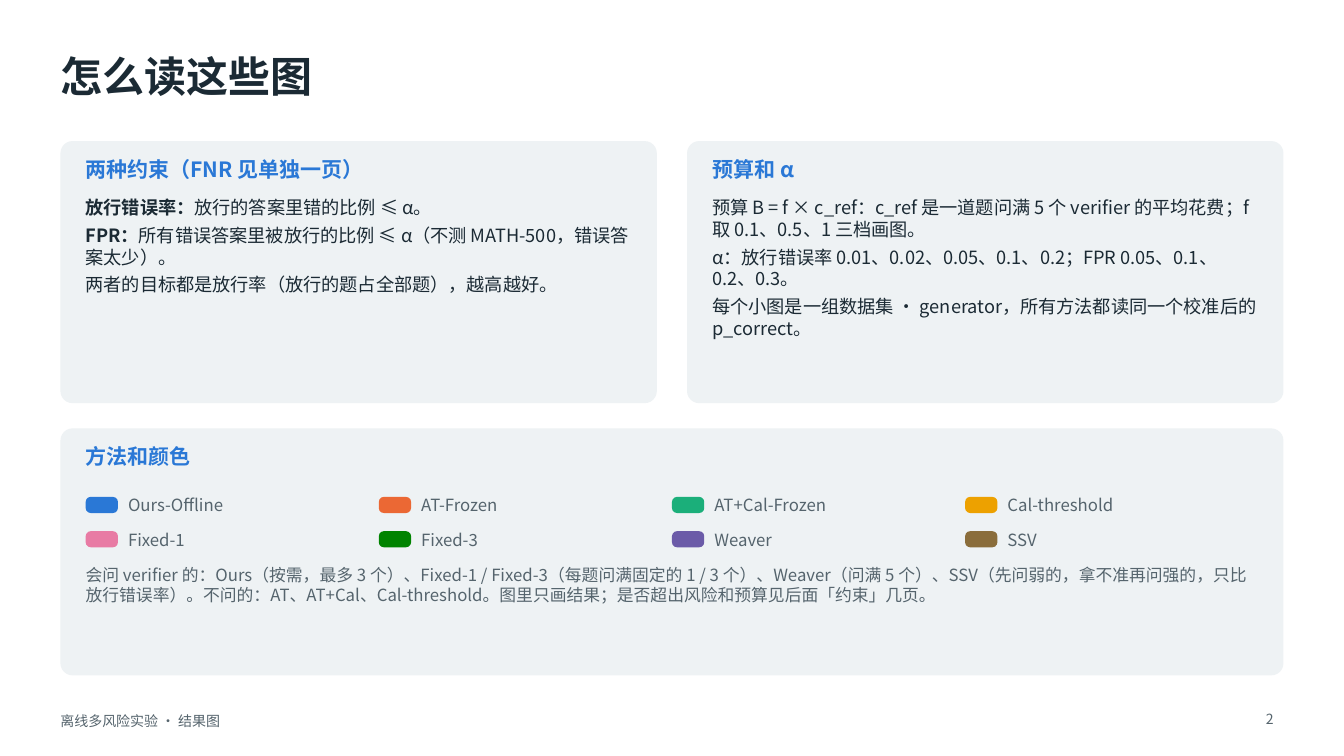
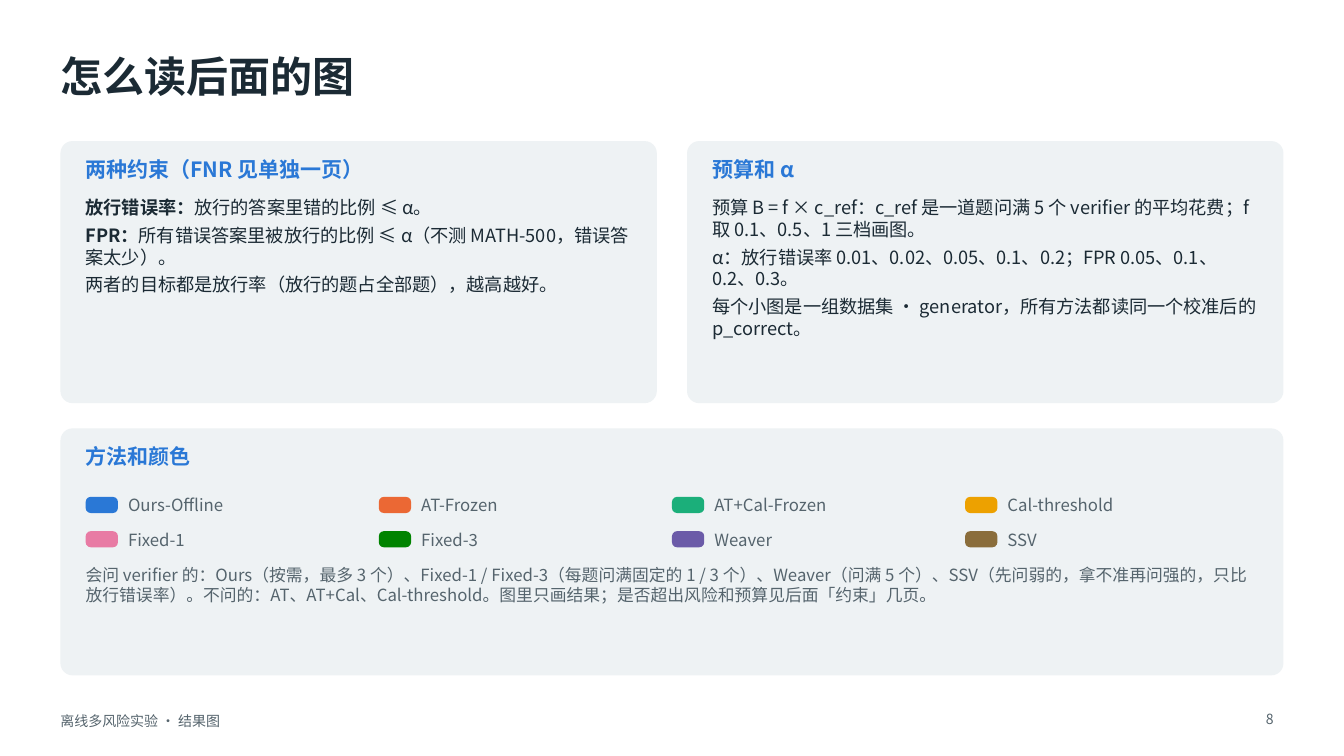
Before and after one commit to toz015/verification_generation_experiment, a slide deck: slide 8 of reports/offline_multirisk_20261118_calibrated/deck_graphs/离线多风险实验_结果图.pptx (slide 2 before the commit). Drawn at 1344x756 pixels with LibreOffice and Linux fonts; fonts in the diff are those of the drawing. Boxes give left, top, right and bottom in pixels: in the first picture for what was removed or moved away, otherwise in the second. Text is boxed around its words. In the diff, an @@ line names an element or a change of style, - is before the commit and + after.

```diff
--- a/reports/offline_multirisk_20261118_calibrated/deck_graphs/离线多风险实验_结果图.pptx
+++ b/reports/offline_multirisk_20261118_calibrated/deck_graphs/离线多风险实验_结果图.pptx
@@ title at (x1=60, y1=56, x2=354, y2=96): text changed @@
-怎么读这些图
+怎么读后面的图
@@ page number at (x1=1266, y1=713, x2=1274, y2=724): text changed @@
-2
+8
```
Also in this commit, not shown: 6 slides added, 1 other file.
